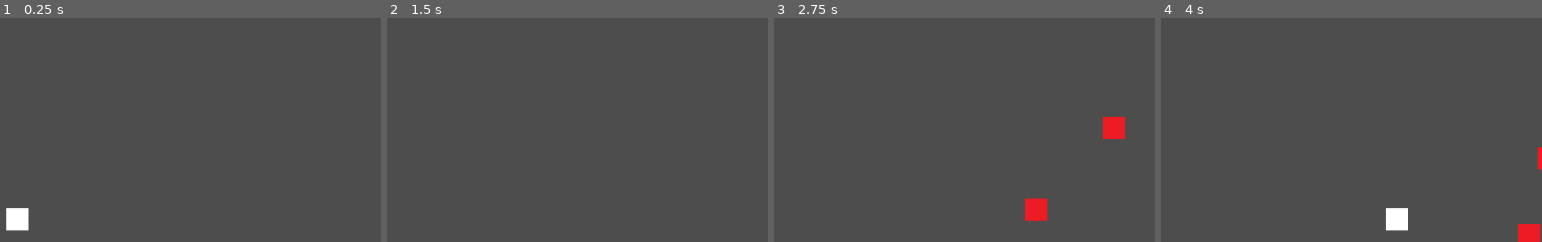
Above: before the commit, frames 1-4 (left to right).
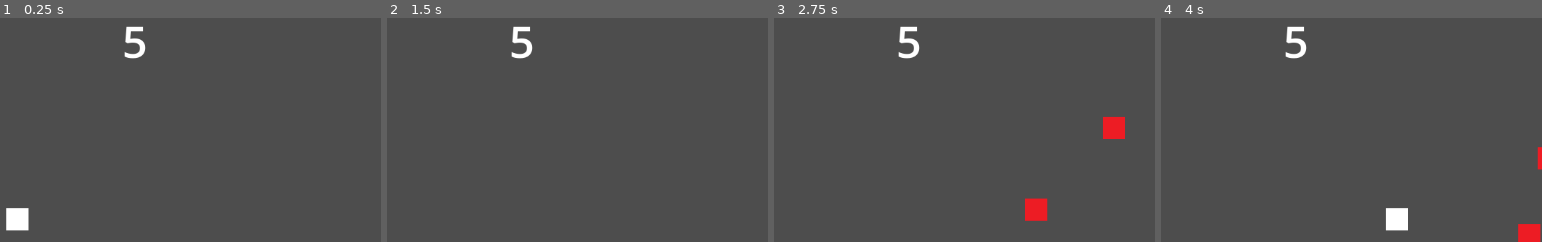
Above: after the commit, the same moments.

Repository: AmazenYT/godotexam
Game: Godot game, scene res://main.tscn
Same seed, same stepped clock (60 frames per second), same inputs: the game is played once before the commit and once after it.
Inputs:
- Up to frame 1 (0.25 s): no input
- Up to frame 2 (1.5 s): tap Enter at 0.5 s; hold D (right) 0.53-1.28 s; hold S (down) from 1.28 s (still down)
- Up to frame 3 (2.75 s): release S (down) at 2.03 s; hold D (right) from 2.03 s (still down)
- Up to frame 4 (4 s): release D (right) at 2.78 s; hold W (up) 2.78-3.53 s; hold A (left) from 3.53 s (still down)
The pictures show only the part of the screen within x 0-50%, y 2-52%; the shares and areas given below are measured in that part.

The runs differ from the first frame. In frame 1, 0.4% of the frame differs, in the area x 32-39%, y 3-19%; in frame 2, 0.4%; in frame 3, 0.4%; in frame 4, 0.4%.

Commit message:
UI functions

Diff:
--- a/frankiegodotexam/hud.gd
+++ b/frankiegodotexam/hud.gd
@@ -1,4 +1,5 @@
 extends CanvasLayer
+@export var lives:int
 
 func show_message(text):
 	$GameOverMessage.text = text
@@ -12,3 +13,6 @@
 func _on_game_over_timer_timeout() -> void:
 	$GameOverMessage.hide()
 	pass # Replace with function body.
+
+func update_lives(lives:int):
+	$Lives.text = str(lives)
--- a/frankiegodotexam/hud.tscn
+++ b/frankiegodotexam/hud.tscn
@@ -33,4 +33,21 @@
 wait_time = 5.0
 one_shot = true
 
+[node name="Lives" type="Label" parent="."]
+anchors_preset = 7
+anchor_left = 0.5
+anchor_top = 1.0
+anchor_right = 0.5
+anchor_bottom = 1.0
+offset_left = -569.0
+offset_top = -645.0
+offset_right = -89.0
+offset_bottom = -557.0
+grow_horizontal = 2
+grow_vertical = 0
+label_settings = SubResource("LabelSettings_64ctp")
+horizontal_alignment = 1
+vertical_alignment = 1
+autowrap_mode = 2
+
 [connection signal="timeout" from="GameOverTimer" to="." method="_on_game_over_timer_timeout"]
--- a/frankiegodotexam/main.gd
+++ b/frankiegodotexam/main.gd
@@ -14,7 +14,7 @@
 func new_game() -> void:
 	$Player.start($PlayerStart.position)
 	$StartTimer.start
-
+	$HUD.update_lives($Player.lives)
 	pass # Replace with function body.
 
 
